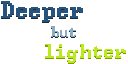
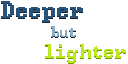
Revision of a layered 128×64 image; what changed, layer by layer:
painted on "Deeper #2" over [20,12,83,13]
painted on "Deeper" over [1,3,83,23]
